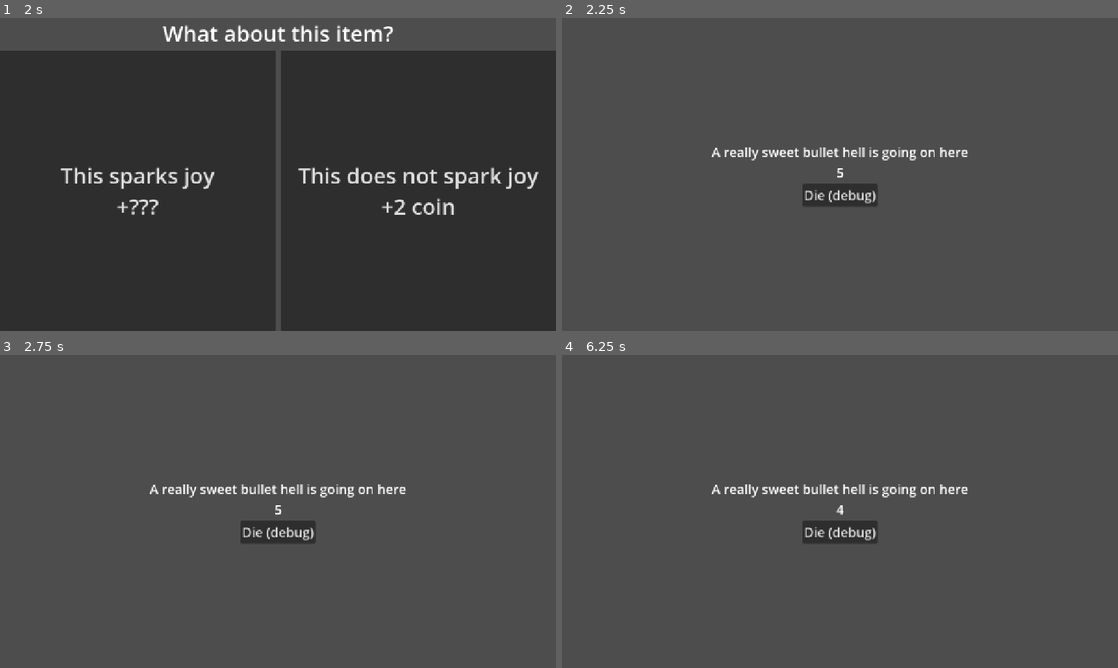
Above: before the commit, frames 1-4 (two rows, left to right).
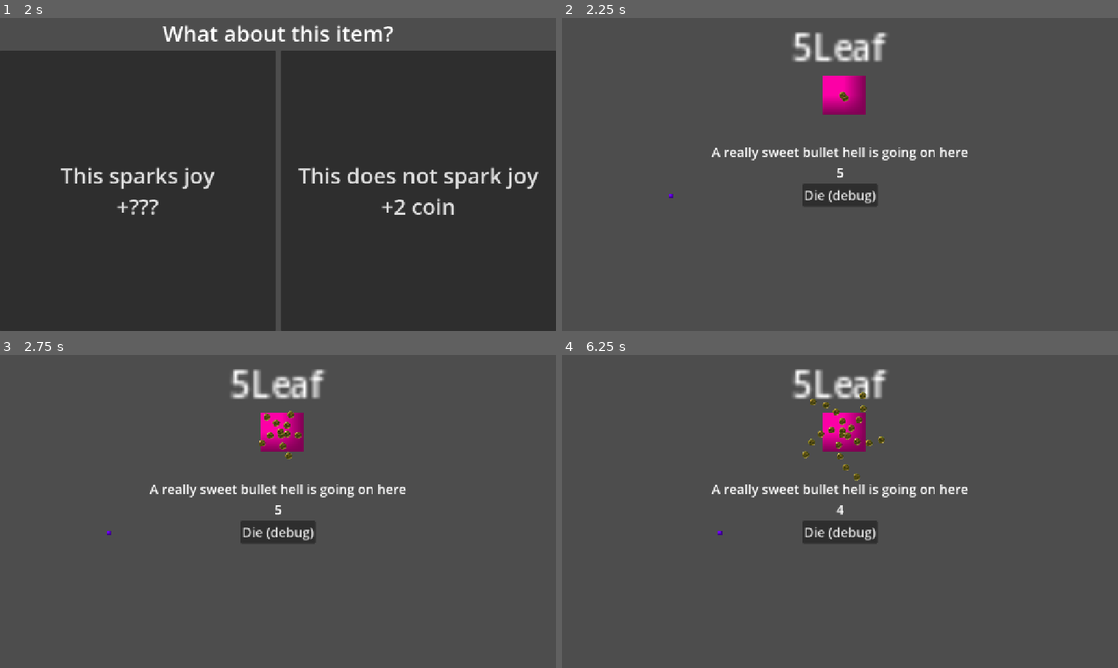
Above: after the commit, the same moments.

Repository: peabnuts123/2025-pb-and-jam
Game: Godot game, scene res://scenes/menu.tscn
The game is run twice, just before and just after one commit, with the same random seed, the same clock (stepped at 60 frames per second) and the same inputs.
Inputs:
- Up to frame 1 (2 s): click "Play" at 0.5 s; click "Continue" at 1.25 s
- Up to frame 2 (2.25 s): click "This sparks joy +???" at 2 s
- Up to frame 3 (2.75 s): no input
- Up to frame 4 (6.25 s): click "Die (debug)" at 2.75 s; click "Play" at 3.5 s; click "Continue" at 4.25 s; click "This does not spark joy +2 co…" at 5 s; hold Right (ui_right) from 5.78 s (still down)

Frame 1 is identical in both runs. In frame 2, 1.9% of the frame differs, in the area x 19-59%, y 4-58%; in frame 3, 2.0%; in frame 4, 2.2%, in the area x 28-59%, y 4-58%.

Commit message:
basic bullet hell functionality w/ changing patterns

Diff:
--- /dev/null
+++ b/scenes/gameplay/boss.tscn
@@ -0,0 +1,72 @@
+[gd_scene load_steps=11 format=3 uid="uid://cvotrnmyjsulh"]
+
+[ext_resource type="Script" uid="uid://cjoqbl4ky5eik" path="res://scripts/gameplay/bullet-hell/boss.gd" id="1_fooby"]
+[ext_resource type="PackedScene" uid="uid://e3mcb03cfh1x" path="res://scenes/gameplay/bullet.tscn" id="2_6of3n"]
+[ext_resource type="Script" uid="uid://cn3uy77fairjw" path="res://scripts/gameplay/bullet-hell/finite_state_machine.gd" id="3_keu4x"]
+[ext_resource type="Script" uid="uid://d2dd8c68lr73r" path="res://scripts/gameplay/bullet-hell/idle.gd" id="4_b3fdw"]
+[ext_resource type="Script" uid="uid://bnudxubbxcc8o" path="res://scripts/gameplay/bullet-hell/5_leaf.gd" id="5_20b4o"]
+[ext_resource type="Script" uid="uid://b8mxdw66iuaal" path="res://scripts/gameplay/bullet-hell/4_leaf.gd" id="6_fnu1i"]
+[ext_resource type="Script" uid="uid://ckdipvde7gw53" path="res://scripts/gameplay/bullet-hell/3_leaf.gd" id="7_3xo6r"]
+[ext_resource type="Script" uid="uid://bu58k0pips46h" path="res://scripts/gameplay/bullet-hell/2_leaf.gd" id="8_3xo6r"]
+
+[sub_resource type="PlaceholderTexture2D" id="PlaceholderTexture2D_2gjxj"]
+
+[sub_resource type="CircleShape2D" id="CircleShape2D_6of3n"]
+radius = 96.2052
+
+[node name="Boss" type="CharacterBody2D"]
+scale = Vector2(5, 5)
+script = ExtResource("1_fooby")
+alpha = 2.83
+bullet_node = ExtResource("2_6of3n")
+
+[node name="Sprite2D" type="Sprite2D" parent="."]
+self_modulate = Color(0.986528, 0.618562, 0.649134, 1)
+position = Vector2(-0.2, 0.4)
+scale = Vector2(20, 17.674)
+texture = SubResource("PlaceholderTexture2D_2gjxj")
+
+[node name="Speed" type="Timer" parent="."]
+wait_time = 0.05
+
+[node name="Duration" type="Timer" parent="."]
+wait_time = 4.0
+
+[node name="debug" type="Label" parent="."]
+offset_left = -24.4
+offset_top = -32.6
+offset_right = 24.6
+offset_bottom = -9.6
+text = "debug"
+
+[node name="PlayerDetection" type="Area2D" parent="."]
+
+[node name="CollisionShape2D" type="CollisionShape2D" parent="PlayerDetection"]
+unique_name_in_owner = true
+shape = SubResource("CircleShape2D_6of3n")
+
+[node name="FiniteStateMachine" type="Node2D" parent="."]
+script = ExtResource("3_keu4x")
+
+[node name="Idle" type="Node2D" parent="FiniteStateMachine"]
+scale = Vector2(0.2, 0.2)
+script = ExtResource("4_b3fdw")
+
+[node name="5Leaf" type="Node2D" parent="FiniteStateMachine"]
+scale = Vector2(0.2, 0.2)
+script = ExtResource("5_20b4o")
+
+[node name="4Leaf" type="Node2D" parent="FiniteStateMachine"]
+scale = Vector2(0.2, 0.2)
+script = ExtResource("6_fnu1i")
+
+[node name="3Leaf" type="Node2D" parent="FiniteStateMachine"]
+scale = Vector2(0.2, 0.2)
+script = ExtResource("7_3xo6r")
+
+[node name="2Leaf" type="Node2D" parent="FiniteStateMachine"]
+scale = Vector2(0.2, 0.2)
+script = ExtResource("8_3xo6r")
+
+[connection signal="timeout" from="Speed" to="." method="_on_speed_timeout"]
+[connection signal="body_entered" from="PlayerDetection" to="FiniteStateMachine/Idle" method="_on_player_entered"]
--- /dev/null
+++ b/scenes/gameplay/bullet.tscn
@@ -0,0 +1,20 @@
+[gd_scene load_steps=4 format=3 uid="uid://e3mcb03cfh1x"]
+
+[ext_resource type="Script" uid="uid://dh762j2aumbf7" path="res://scripts/gameplay/bullet-hell/bullet.gd" id="1_4wbcd"]
+[ext_resource type="Texture2D" uid="uid://ckplng6cafyuo" path="res://assets/bullet-placeholders/16x16px/01.png" id="1_ihgv0"]
+
+[sub_resource type="CircleShape2D" id="CircleShape2D_ihgv0"]
+radius = 9.05539
+
+[node name="bullet" type="Area2D"]
+script = ExtResource("1_4wbcd")
+
+[node name="Sprite2D" type="Sprite2D" parent="."]
+texture = ExtResource("1_ihgv0")
+
+[node name="VisibleOnScreenNotifier2D" type="VisibleOnScreenNotifier2D" parent="."]
+
+[node name="CollisionShape2D" type="CollisionShape2D" parent="."]
+shape = SubResource("CircleShape2D_ihgv0")
+
+[connection signal="screen_exited" from="VisibleOnScreenNotifier2D" to="." method="_on_screen_exited"]
--- a/scenes/gameplay/bullet_hell.tscn
+++ b/scenes/gameplay/bullet_hell.tscn
@@ -1,7 +1,9 @@
-[gd_scene load_steps=4 format=3 uid="uid://dlfx5ga1xldxk"]
+[gd_scene load_steps=6 format=3 uid="uid://dlfx5ga1xldxk"]
 
 [ext_resource type="Script" uid="uid://6tecvr0c0gn5" path="res://scripts/gameplay/bullet-hell/debug_timer.gd" id="1_3hdpf"]
 [ext_resource type="Script" uid="uid://boai62rv84x88" path="res://scripts/gameplay/bullet-hell/bullet_hell.gd" id="1_86dn8"]
+[ext_resource type="PackedScene" uid="uid://cvotrnmyjsulh" path="res://scenes/gameplay/boss.tscn" id="3_cdxiu"]
+[ext_resource type="PackedScene" uid="uid://b8yqqg8domque" path="res://scenes/gameplay/player.tscn" id="4_fav26"]
 
 [sub_resource type="CapsuleShape2D" id="CapsuleShape2D_ey8vg"]
 
@@ -42,4 +44,10 @@
 theme_override_font_sizes/font_size = 30
 text = "Die (debug)"
 
+[node name="Boss" parent="." instance=ExtResource("3_cdxiu")]
+position = Vector2(649, 175)
+
+[node name="player" parent="." instance=ExtResource("4_fav26")]
+position = Vector2(250, 408)
+
 [connection signal="pressed" from="CanvasLayer/VBoxContainer/KYS" to="." method="_on_kys_pressed"]
--- /dev/null
+++ b/scenes/gameplay/player.tscn
@@ -0,0 +1,19 @@
+[gd_scene load_steps=4 format=3 uid="uid://b8yqqg8domque"]
+
+[ext_resource type="Script" uid="uid://cm40elhpfq188" path="res://scripts/gameplay/bullet-hell/player.gd" id="1_wgl7f"]
+
+[sub_resource type="PlaceholderTexture2D" id="PlaceholderTexture2D_1nupm"]
+
+[sub_resource type="RectangleShape2D" id="RectangleShape2D_hrnqq"]
+size = Vector2(10, 10)
+
+[node name="player" type="CharacterBody2D"]
+script = ExtResource("1_wgl7f")
+
+[node name="Sprite2D" type="Sprite2D" parent="."]
+self_modulate = Color(0.435294, 0.741176, 1, 1)
+scale = Vector2(10, 10)
+texture = SubResource("PlaceholderTexture2D_1nupm")
+
+[node name="CollisionShape2D" type="CollisionShape2D" parent="."]
+shape = SubResource("RectangleShape2D_hrnqq")
--- /dev/null
+++ b/scripts/gameplay/bullet-hell/2_leaf.gd
@@ -0,0 +1,10 @@
+extends State
+
+func enter():
+	super.enter()
+	owner.alpha = 3
+
+#transition back to 5 Leaf pattern, can change to anything
+func transition():
+	if can_transition:
+		get_parent().change_state("5Leaf")
--- /dev/null
+++ b/scripts/gameplay/bullet-hell/3_leaf.gd
@@ -0,0 +1,9 @@
+extends State
+
+func enter():
+	super.enter()
+	owner.alpha = 2
+
+func transition():
+	if can_transition:
+		get_parent().change_state("2Leaf")
--- /dev/null
+++ b/scripts/gameplay/bullet-hell/4_leaf.gd
@@ -0,0 +1,9 @@
+extends State
+
+func enter():
+	super.enter()
+	owner.alpha = 1.5
+
+func transition():
+	if can_transition:
+		get_parent().change_state("3Leaf")
--- /dev/null
+++ b/scripts/gameplay/bullet-hell/5_leaf.gd
@@ -0,0 +1,10 @@
+extends State
+
+func enter():
+	super.enter()
+	owner.alpha = 1.3
+	speed.start()
+
+func transition():
+	if can_transition:
+		get_parent().change_state("4Leaf")
--- /dev/null
+++ b/scripts/gameplay/bullet-hell/boss.gd
@@ -0,0 +1,23 @@
+extends CharacterBody2D
+
+var theta: float = 0.0
+@export_range(0,2*PI) var alpha: float = 0.0
+
+@export var bullet_node: PackedScene
+
+func get_vector(angle):
+	theta = angle + alpha
+	return Vector2(cos(theta),sin(theta))
+
+
+func shoot(angle):
+	var bullet = bullet_node.instantiate()
+
+	bullet.position = global_position
+	bullet.direction = get_vector(angle)
+
+	get_tree().current_scene.call_deferred("add_child", bullet)
+
+
+func _on_speed_timeout():
+	shoot(theta)
--- /dev/null
+++ b/scripts/gameplay/bullet-hell/bullet.gd
@@ -0,0 +1,12 @@
+extends Area2D
+
+
+var speed = 100
+var direction = Vector2.RIGHT
+
+func _physics_process(delta):
+	position += direction * speed * delta
+
+
+func _on_screen_exited():
+	queue_free()
--- /dev/null
+++ b/scripts/gameplay/bullet-hell/finite_state_machine.gd
@@ -0,0 +1,20 @@
+extends Node2D
+
+var current_state: State
+var previous_state: State
+
+func _ready():
+	current_state = get_child(0) as State
+	previous_state = current_state
+	current_state.enter()
+
+func change_state(state):
+	if state == previous_state.name:
+		return
+
+	current_state = find_child(state) as State
+	current_state.enter()
+
+
+	previous_state.exit()
+	previous_state = current_state
--- /dev/null
+++ b/scripts/gameplay/bullet-hell/idle.gd
@@ -0,0 +1,17 @@
+extends State
+
+@onready var collision = %CollisionShape2D
+
+var player_entered : bool = false:
+	set(value):
+		player_entered = value
+		collision.set_deferred("disabled",value)
+
+
+func _on_player_entered(body):
+	player_entered = true
+
+
+func transition():
+	if player_entered:
+		get_parent().change_state("5Leaf")
--- /dev/null
+++ b/scripts/gameplay/bullet-hell/player.gd
@@ -0,0 +1,7 @@
+extends CharacterBody2D
+
+var speed = 250
+
+func _physics_process(_delta):
+	velocity = Input.get_vector("ui_left", "ui_right", "ui_up","ui_down") * speed
+	move_and_slide()
--- /dev/null
+++ b/scripts/gameplay/bullet-hell/state.gd
@@ -0,0 +1,31 @@
+extends Node2D
+class_name State
+
+@onready var debug = owner.find_child("debug")
+@onready var player = owner.get_parent().find_child("player")
+@onready var speed = owner.find_child("Speed")
+@onready var duration = owner.find_child("Duration")
+
+var can_transition : bool = false
+
+func _ready():
+	set_physics_process(false)
+	duration.timeout.connect(_on_duration_timeout)
+
+func _on_duration_timeout():
+	can_transition = true
+
+func enter():
+	set_physics_process(true)
+	can_transition = false
+	duration.start()
+
+func exit():
+	set_physics_process(false)
+
+func transition():
+	pass
+
+func _physics_process(_delta):
+	transition()
+	debug.text = name
Binary file added: assets/bullet-placeholders/16x16px/01.png
Not shown, added: assets/bullet-placeholders/16x16px/01.png.import
Binary file added: assets/bullet-placeholders/16x16px/02.png
Not shown, added: assets/bullet-placeholders/16x16px/02.png.import
Binary file added: assets/bullet-placeholders/16x16px/03.png
Not shown, added: assets/bullet-placeholders/16x16px/03.png.import
Binary file added: assets/bullet-placeholders/16x16px/04.png
Not shown, added: assets/bullet-placeholders/16x16px/04.png.import
Binary file added: assets/bullet-placeholders/16x16px/05.png
Not shown, added: assets/bullet-placeholders/16x16px/05.png.import
Binary file added: assets/bullet-placeholders/16x16px/06.png
Not shown, added: assets/bullet-placeholders/16x16px/06.png.import
(and 68 more such lines)
